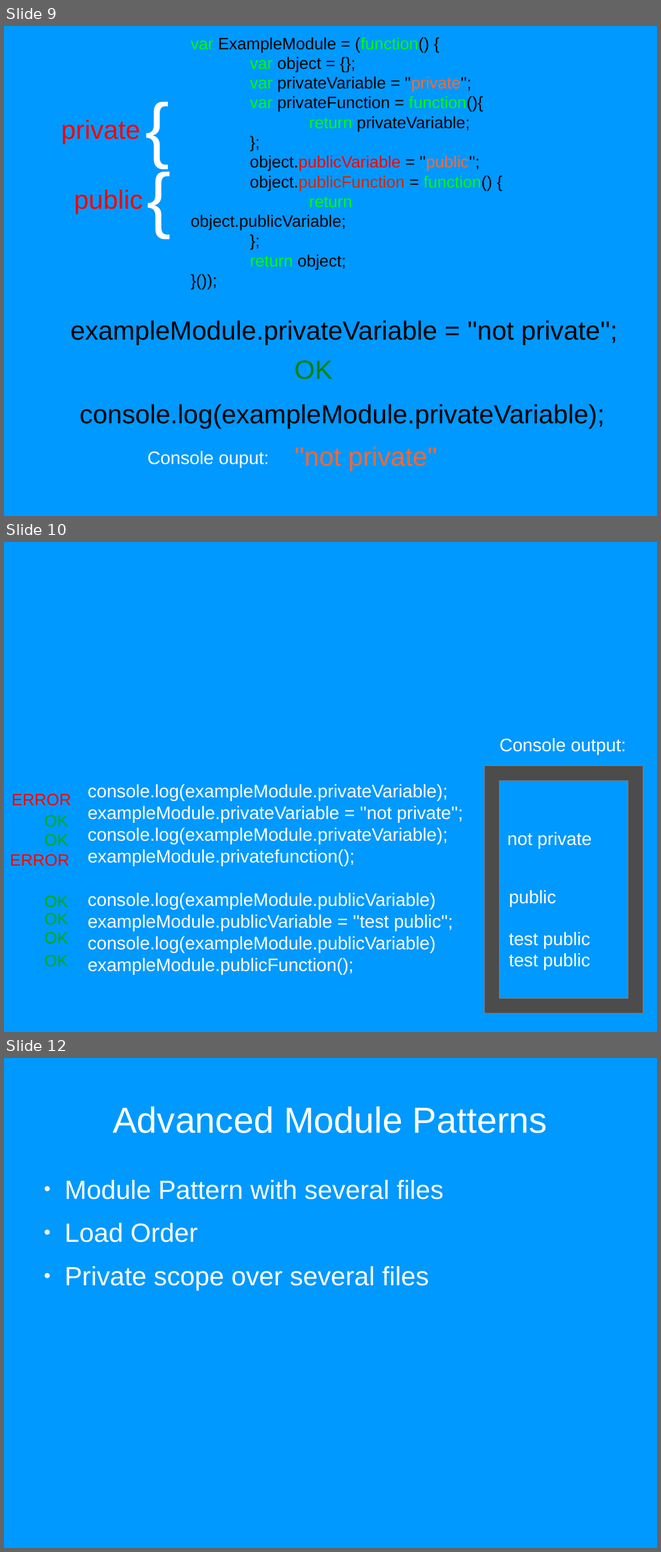
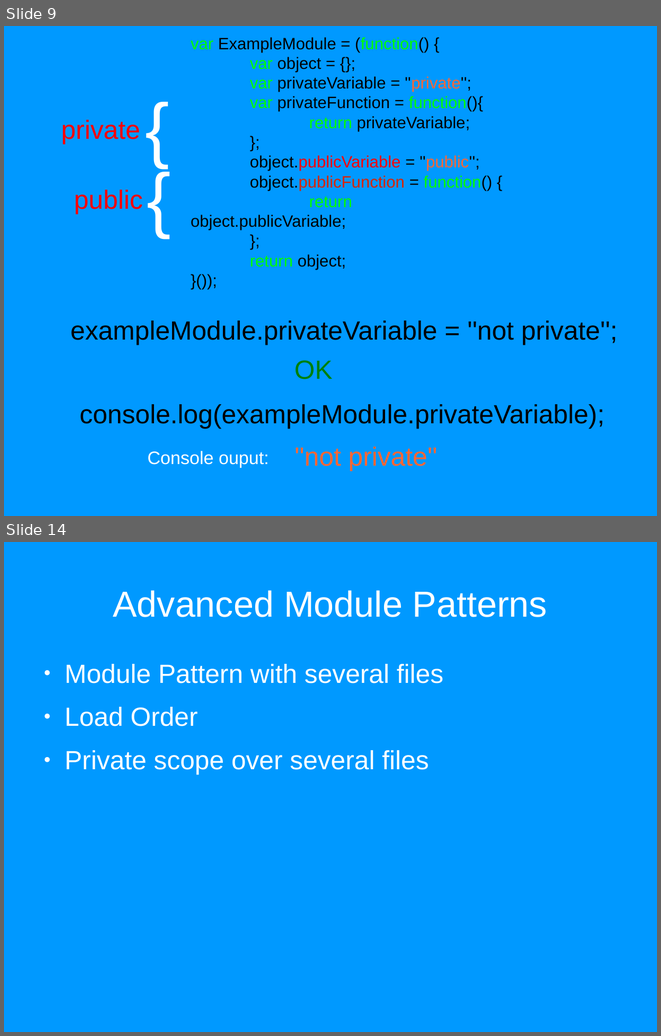
Before and after one commit to sattler/javascript-seminar-2015, a slide deck: presentation/Presentation.odp. Shown one above the other, each under a label of ours: slides 9, 10 and 12 before the commit, slides 9 and 14 after it; the slides between them are not shown. The pictures are 661x1552 and 661x1036 pixels, drawn with LibreOffice and Linux fonts; fonts in the diff are those of the drawing. Boxes give left, top, right and bottom in pixels: in the first picture for what was removed or moved away, otherwise in the second. Text is boxed around its words. In the diff, an @@ line names an element or a change of style, - is before the commit and + after.

```diff
--- a/presentation/Presentation.odp
+++ b/presentation/Presentation.odp
@@ slide 10 removed at [4,542,657,1032], background #0099FF @@
@@ text removed at [500,738,626,755] @@
-Console output:
@@ frame removed at [485,766,643,1013] @@
@@ text removed at [11,794,71,806] @@
-ERROR
@@ text removed at [88,784,463,974] @@
-console.log(exampleModule.privateVariable);
-exampleModule.privateVariable = ''not private'';
-console.log(exampleModule.privateVariable);
-exampleModule.privatefunction();
-console.log(exampleModule.publicVariable)
-exampleModule.publicVariable = ''test public'';
-console.log(exampleModule.publicVariable)
-exampleModule.publicFunction();
@@ text removed at [44,815,68,827] @@
-OK
@@ text removed at [44,834,68,846] @@
-OK
@@ text removed at [508,832,591,848] @@
-not private
@@ text removed at [10,854,69,866] @@
-ERROR
@@ text removed at [509,890,556,907] @@
-public
@@ text removed at [44,896,68,908] @@
-OK
@@ text removed at [44,913,68,925] @@
-OK
@@ text removed at [44,932,68,944] @@
-OK
@@ text removed at [509,932,590,949] @@
-test public
@@ text removed at [44,955,68,967] @@
-OK
@@ text removed at [509,953,590,970] @@
-test public
@@ what was slide 12 is now slide 14 @@
```
Also in this commit, not shown: 3 slides changed, 4 slides added, 1 other slide removed.
